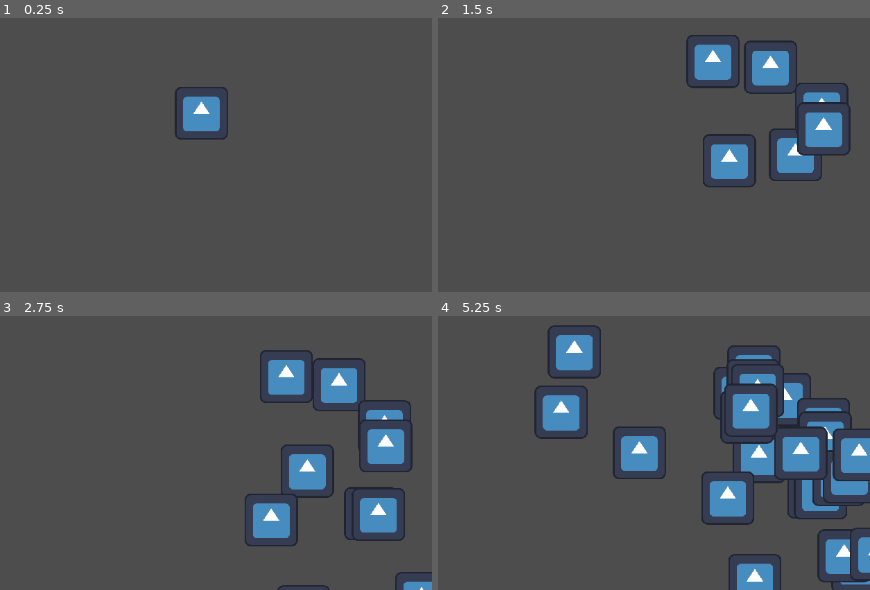
Above: before the commit, frames 1-4 (two rows, left to right).
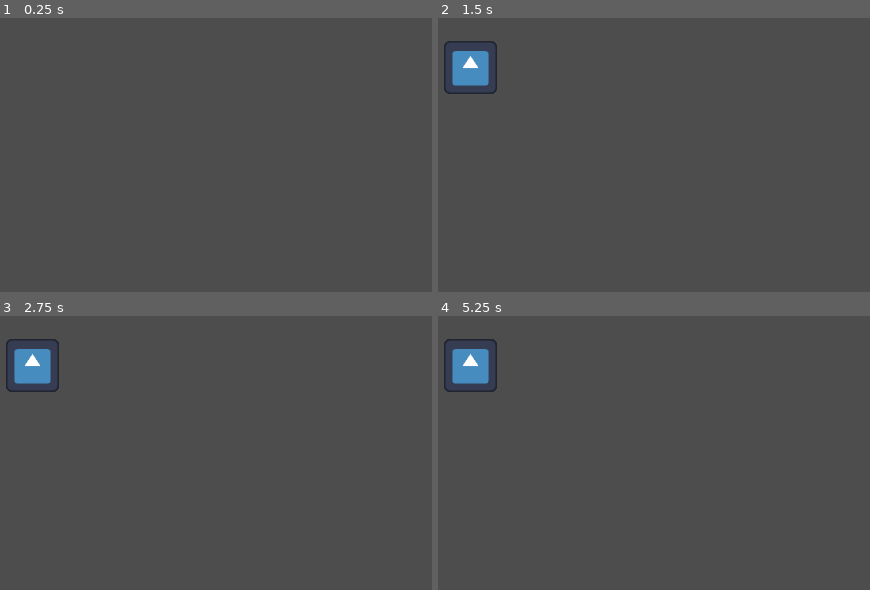
Above: after the commit, the same moments.

Repository: Demian-7/gamejam-septiembre
Game: Godot game, scene res://nodes/main.tscn
Two runs of this game, one before a commit and one after it. Both use one fixed random seed, a clock stepped at 60 frames per second and the inputs below. The engine's default icon, where the game draws it, is replaced by a stand-in: a white triangle on a blue panel in a dark square.
Inputs:
- Up to frame 1 (0.25 s): no input
- Up to frame 2 (1.5 s): tap Enter at 0.5 s; hold Right (ui_right) 0.53-1.28 s; hold F 0.53-1.28 s; hold Down (ui_down) from 1.28 s (still down); tap R at 1.35 s
- Up to frame 3 (2.75 s): release Down (ui_down) at 2.03 s; hold Right (ui_right) from 2.03 s (still down); hold F from 2.03 s (still down)
- Up to frame 4 (5.25 s): release Right (ui_right) at 2.78 s; release F at 2.78 s; hold Up (ui_up) 2.78-3.53 s; tap R at 2.85, 4.35 s; hold F 3.53-4.28 s; hold Left (ui_left) 3.53-5.03 s; hold Down (ui_down) from 5.03 s (still down); hold F from 5.03 s (still down)

The runs differ from the first frame. In frame 1, 1.4% of the frame differs, in the area x 40-53%, y 25-45%; in frame 2, 8.7%; in frame 3, 11%; in frame 4, 19%, in the area x 1-100%, y 3-100%.
Error after the commit: Invalid access to property or key 'global_position' on a base object of type 'null instance'. (res://scripts/main/main.gd:64)

Commit message:
a

Diff:
--- a/nodes/main.tscn
+++ b/nodes/main.tscn
@@ -1,10 +1,8 @@
-[gd_scene load_steps=7 format=3 uid="uid://bgvavtn2u0tc5"]
+[gd_scene load_steps=5 format=3 uid="uid://bgvavtn2u0tc5"]
 
 [ext_resource type="Script" path="res://scripts/main/main.gd" id="1_hlde7"]
 [ext_resource type="Script" path="res://scripts/spawner/spawner_info.gd" id="2_7sk4o"]
 [ext_resource type="PackedScene" uid="uid://krfyculv1p6q" path="res://nodes/enemy.tscn" id="3_t7dc1"]
-[ext_resource type="Script" path="res://scripts/player/player.gd" id="3_xmef4"]
-[ext_resource type="Texture2D" uid="uid://d2h2xqca1w32v" path="res://icon.svg" id="4_godk8"]
 
 [sub_resource type="Resource" id="Resource_jo4kw"]
 script = ExtResource("2_7sk4o")
@@ -20,13 +18,5 @@
 round_time = 100
 spawn = Array[ExtResource("2_7sk4o")]([SubResource("Resource_jo4kw")])
 
-[node name="Player" type="CharacterBody2D" parent="." groups=["Player"]]
-position = Vector2(406, 110)
-script = ExtResource("3_xmef4")
-metadata/_edit_group_ = true
-
-[node name="Sprite2D" type="Sprite2D" parent="Player"]
-texture = ExtResource("4_godk8")
-
 [node name="Camera2D" type="Camera2D" parent="."]
 zoom = Vector2(0.6, 0.6)
